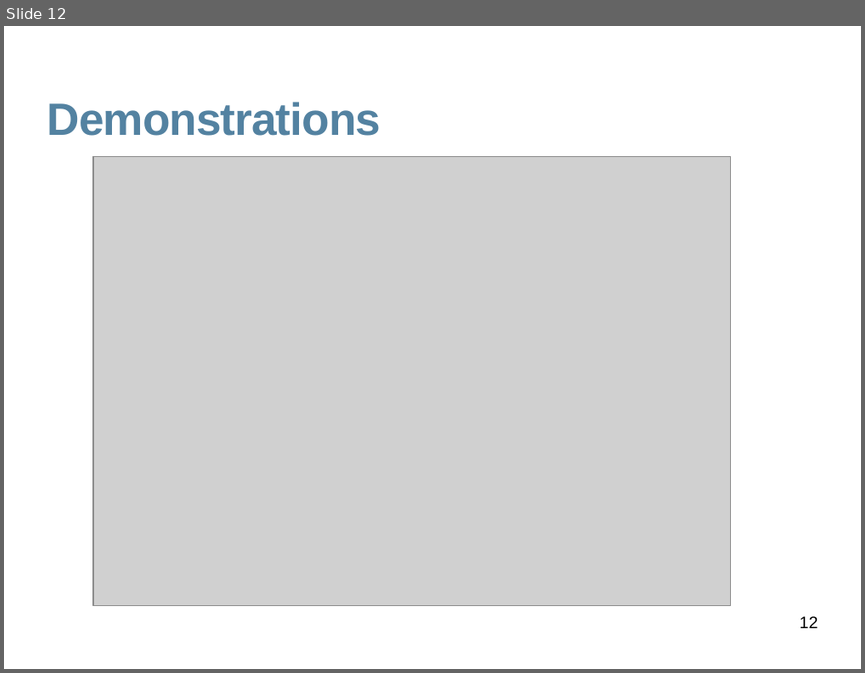
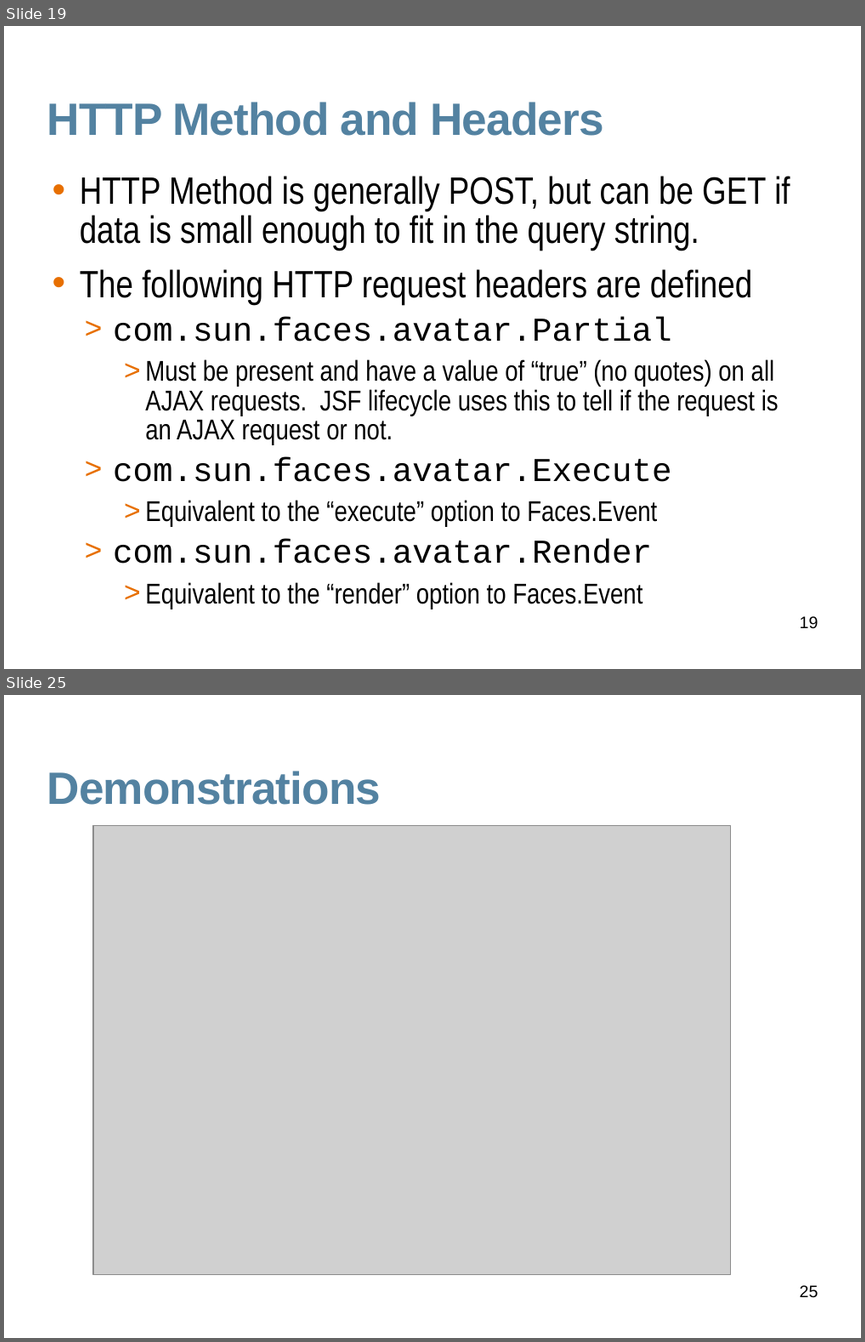
Before and after one commit to javaee/javaserverfaces-extensions, a slide deck: www/slides/dynafaces-advanced.odp. Shown one above the other, each under a label of ours: slide 12 before the commit, slides 19 and 25 after it; the slides between them are not shown. The pictures are 865x673 and 865x1342 pixels, drawn with LibreOffice and Linux fonts; fonts in the diff are those of the drawing; grey boxes stand for pictures; background and template pictures are left out. Boxes give left, top, right and bottom in pixels: in the first picture for what was removed or moved away, otherwise in the second. Text is boxed around its words. In the diff, an @@ line names an element or a change of style, - is before the commit and + after.

```diff
--- a/www/slides/dynafaces-advanced.odp
+++ b/www/slides/dynafaces-advanced.odp
@@ slide 19 added at (4, 26, 861, 669), background #FFFFFF @@
@@ title added at (47, 102, 603, 136), 38 pt, text #5382A1, bold @@
+HTTP Method and Headers
@@ text added at (80, 176, 789, 608), 24 pt, text #000000 @@
+• HTTP Method is generally POST, but can be GET if data is small enough to fit in the query string.
+• The following HTTP request headers are defined
+  > com.sun.faces.avatar.Partial
+    > Must be present and have a value of “true” (no quotes) on all AJAX requests. JSF lifecycle uses this to tell if the request is an AJAX request or not.
+  > com.sun.faces.avatar.Execute
+    > Equivalent to the “execute” option to Faces.Event
+  > com.sun.faces.avatar.Render
+    > Equivalent to the “render” option to Faces.Event
@@ page number added at (800, 616, 818, 629), 14 pt, text #000000 @@
+19
@@ what was slide 12 is now slide 25 @@
@@ page number at (800, 1285, 818, 1298): text changed @@
-12
+25
```
Also in this commit, not shown: 3 slides changed, 19 other slides added, 7 slides removed, 13 other files.
